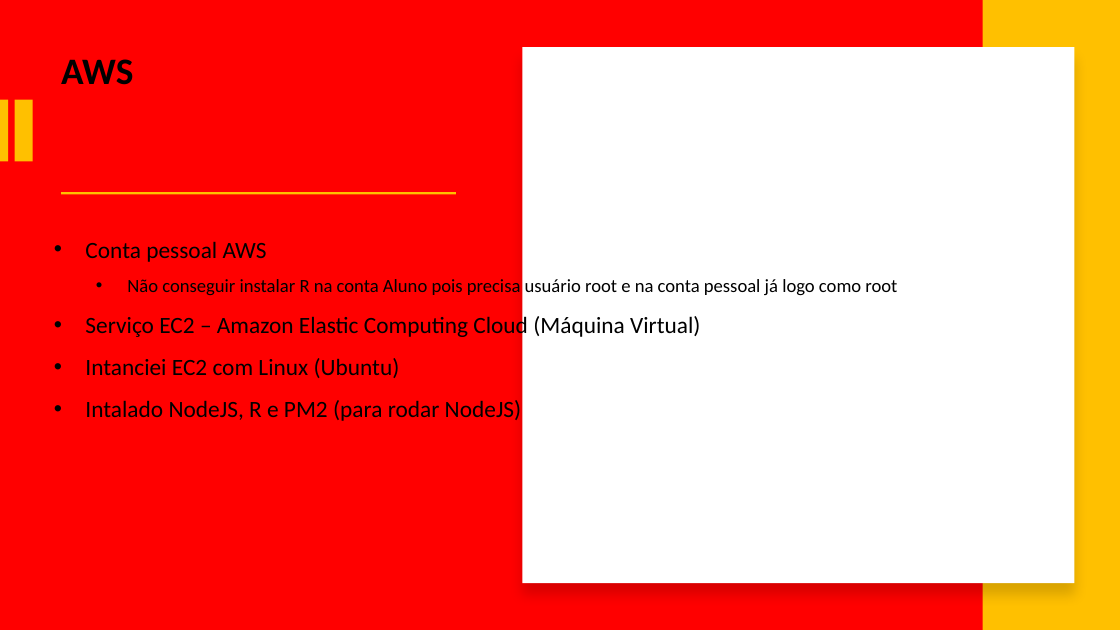
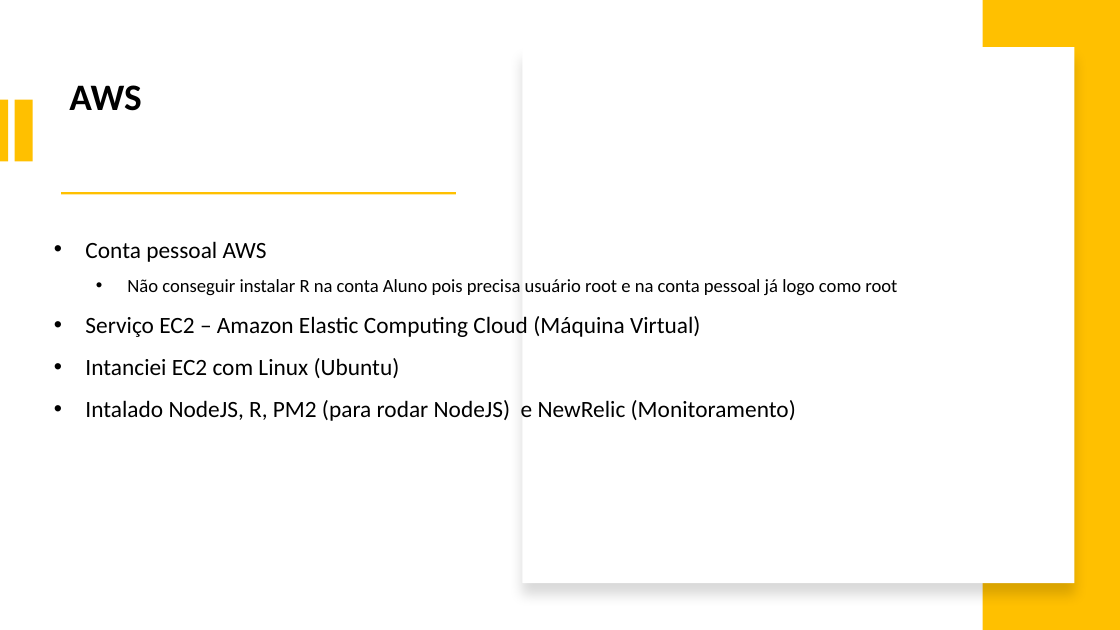
Before and after one commit to israeljmcarvalho/portfolioicarvalho, a slide deck: slide 9 of slides/Slides Portfólio Israel J. M. Carvalho.pptx. Drawn at 1120x630 pixels with LibreOffice and Linux fonts; fonts in the diff are those of the drawing. Boxes give left, top, right and bottom in pixels: in the first picture for what was removed or moved away, otherwise in the second. Text is boxed around its words. In the diff, an @@ line names an element or a change of style, - is before the commit and + after.

```diff
--- a/slides/Slides Portfólio Israel J. M. Carvalho.pptx
+++ b/slides/Slides Portfólio Israel J. M. Carvalho.pptx
@@ background #FF0000 to #FFFFFF @@
@@ text "AWS": place and size @@
-text "AWS" at <box>61,59,134,85</box>
+text "AWS" at <box>69,85,142,111</box>
@@ text at <box>85,400,796,421</box>: text changed @@
-    • Intalado NodeJS, R e PM2 (para rodar NodeJS)
+    • Intalado NodeJS, R, PM2 (para rodar NodeJS) e NewRelic (Monitoramento)
```
Also in this commit, not shown: 2 other slides changed, 1 slide removed, 2 other files.
